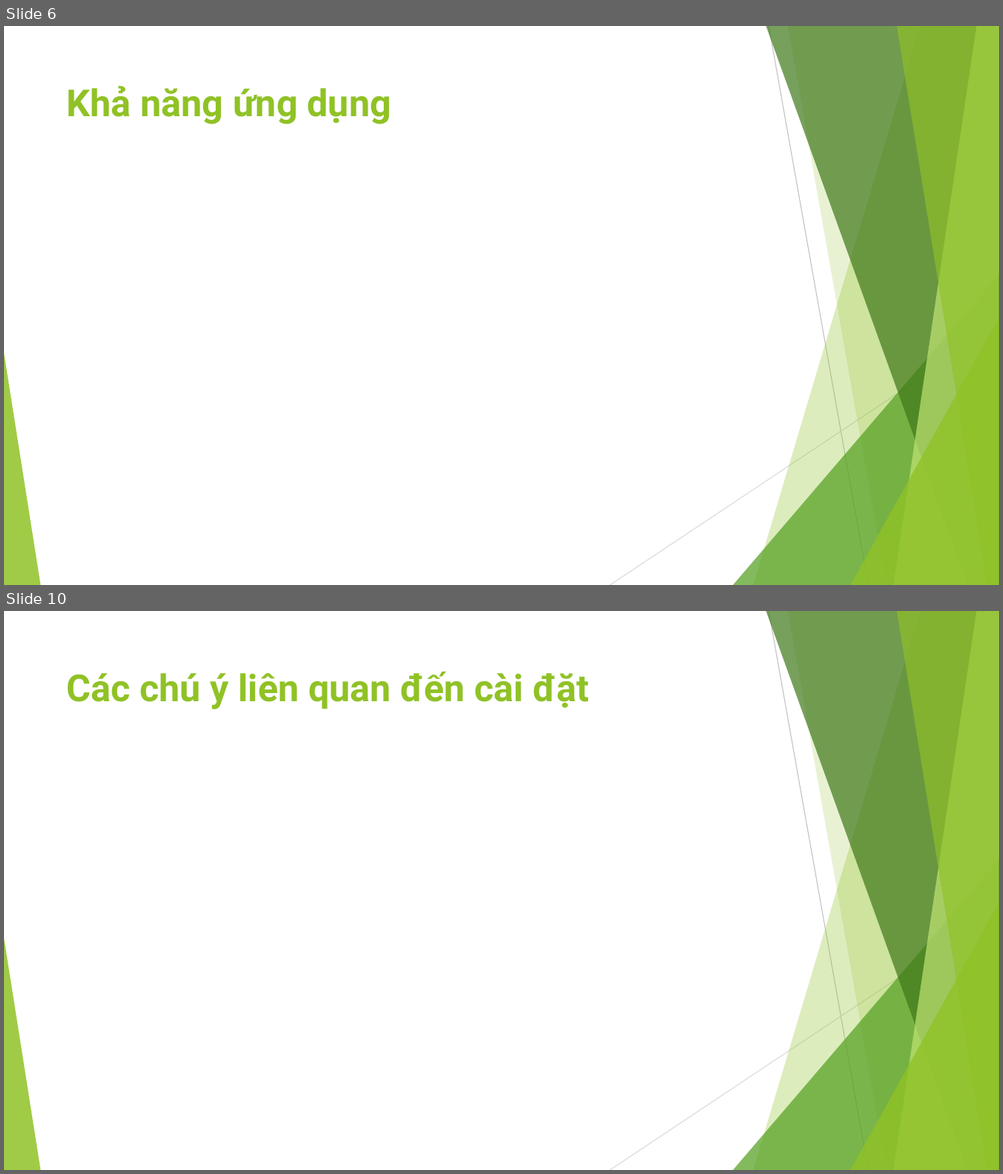
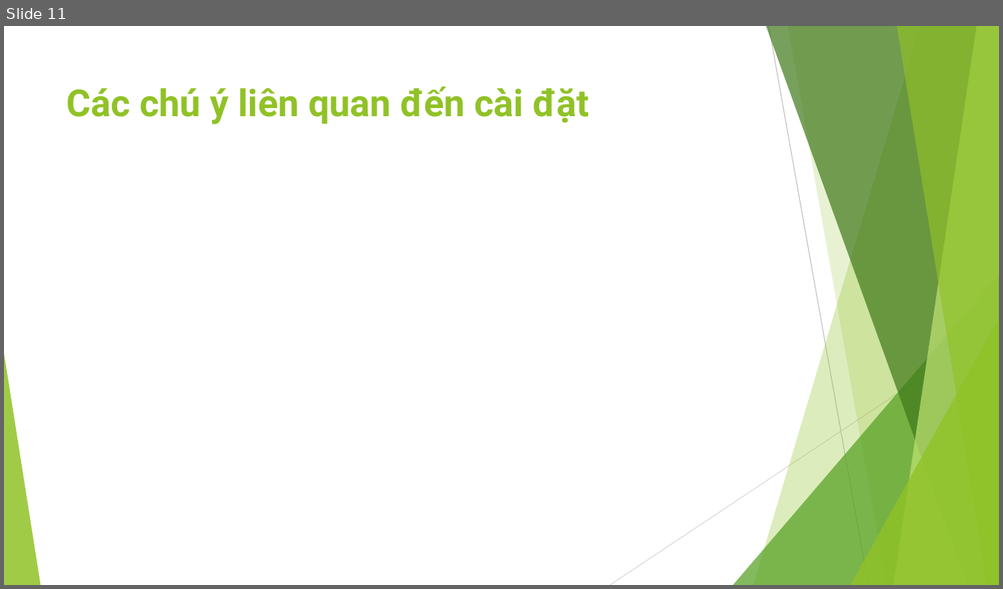
Before and after one commit to ChrisJamison/design_pattern, a slide deck: Báo cáo cuối kỳ/23. Visitor/Slide.pptx. Shown one above the other, each under a label of ours: slides 6 and 10 before the commit, slide 11 after it; the slides between them are not shown. The pictures are 1003x1174 and 1003x589 pixels, drawn with LibreOffice and Linux fonts; fonts in the diff are those of the drawing. Boxes give left, top, right and bottom in pixels: in the first picture for what was removed or moved away, otherwise in the second. Text is boxed around its words. In the diff, an @@ line names an element or a change of style, - is before the commit and + after.

```diff
--- a/Báo cáo cuối kỳ/23. Visitor/Slide.pptx
+++ b/Báo cáo cuối kỳ/23. Visitor/Slide.pptx
@@ slide 6 removed at (x1=4, y1=26, x2=999, y2=585), background #FFFFFF; not listed: 10 template elements that a slide beside it also shows @@
@@ title removed at (x1=67, y1=86, x2=392, y2=124) @@
-Khả năng ứng dụng
@@ what was slide 10 is now slide 11 @@
```
Also in this commit, not shown: 7 slides changed, 2 slides added, 3 other slides removed, 3 other files.
